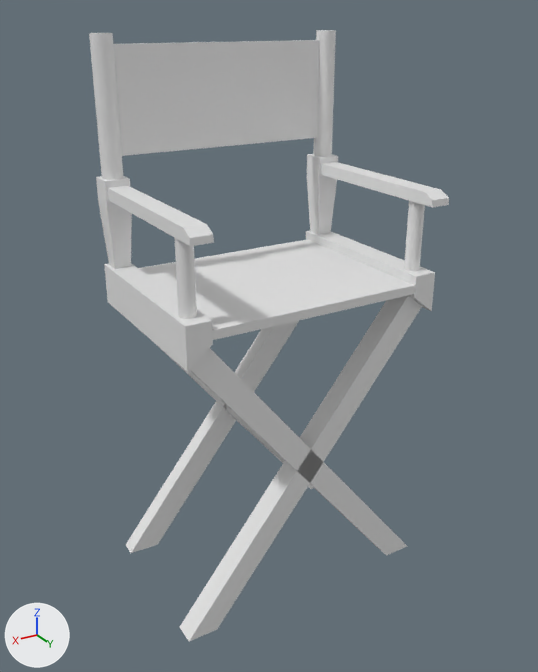
The Blender file Director's chair.blend: old version first, new version second.
One viewpoint serves both versions: a 50 mm lens placed at (2.53, 4.83, 1.0), pointed at (0.02, 0.64, -1.09). Every picture has the same lights, and +X, +Y and +Z are marked at lower left.

Names of what the first picture shows: "Director's Chair".
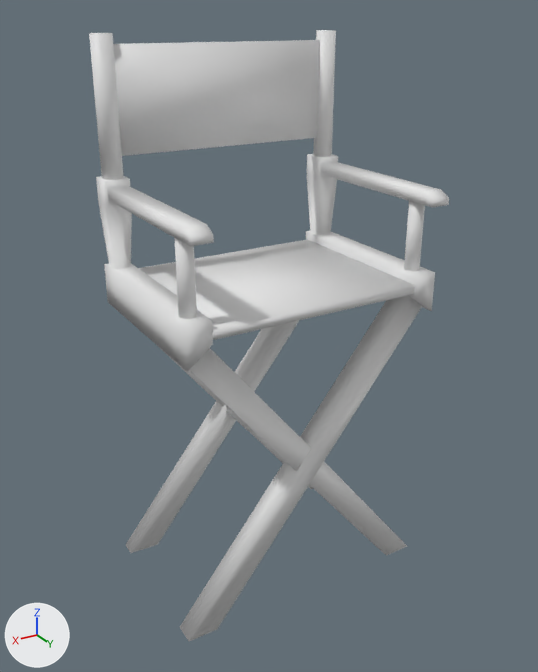
Boxes (x1, y1, x2, y2) around the edits, measured in the pictures (538 x 672 px):
part 1 of me_cylinder, built on
    both: (159, 295, 422, 641)
part 2 of me_cylinder, shading changed
    both: (89, 30, 449, 553)

What the commit changed:
me_cylinder is used by ob_director_s_chair; location (0.0, 0.0, 0.0); scale (0.21, 0.21, 0.21).
me_cylinder had 752 vertices, 456 faces and spanned x -4.7..4.7, y -0.4..6.4, z -14.3..4.3.
me_cylinder now has 776 vertices, 472 faces and spans x -4.7..4.7, y -0.4..6.4, z -14.3..4.3.
Part 1, on me_cylinder:
12 faces are deleted.
16 vertices are added at x -0.9..1.0, y -0.1..4.8, z -9.9..-8.3.
8 new vertices lie (0.0, 0.8, 0.0) away from vertices in x -0.9..1.0, y 4.8, z -9.9..-8.3.
28 new faces join them.
me_cylinder part 2: 444 kept faces spanning x -4.7..4.7, y -0.4..6.4, z -14.3..4.3 are now shaded smooth.
